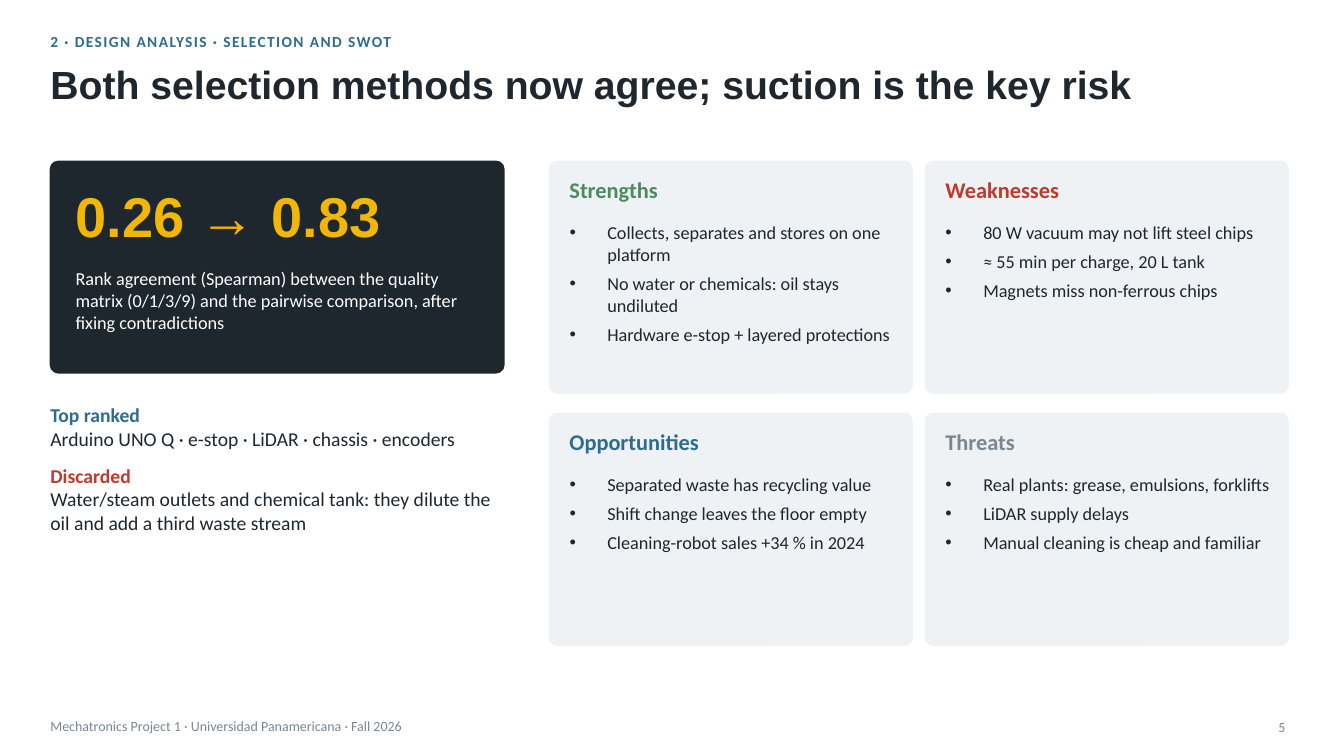
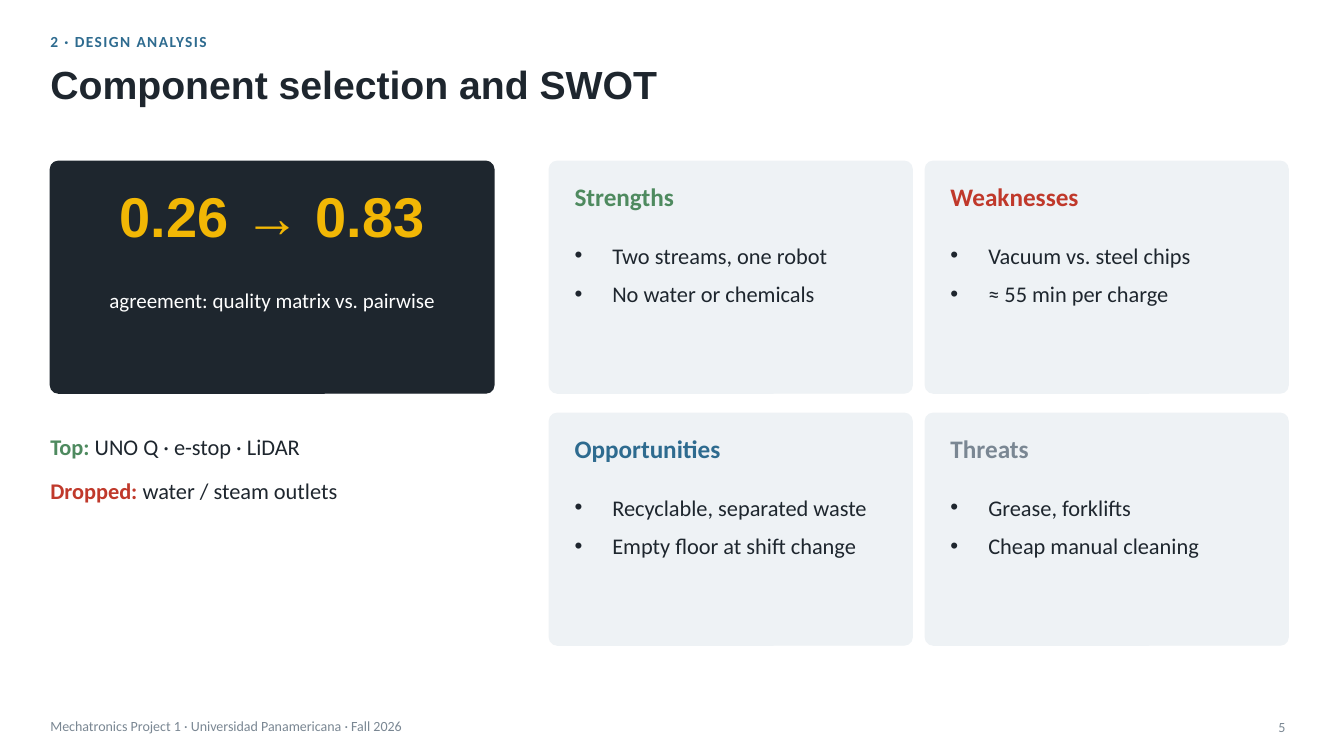
Before and after one commit to Happenedspice17/industrial-waste-clean-machine, a slide deck: slide 5 of docs/semester-1-deliverables/Final_Presentation_Waste_Robot_v2.pptx. Drawn at 1344x756 pixels with LibreOffice and Linux fonts; fonts in the diff are those of the drawing. Boxes give left, top, right and bottom in pixels: in the first picture for what was removed or moved away, otherwise in the second. Text is boxed around its words. In the diff, an @@ line names an element or a change of style, - is before the commit and + after.

```diff
--- a/docs/semester-1-deliverables/Final_Presentation_Waste_Robot_v2.pptx
+++ b/docs/semester-1-deliverables/Final_Presentation_Waste_Robot_v2.pptx
@@ text at (50,37,207,47): text changed @@
-2 · DESIGN ANALYSIS · SELECTION AND SWOT
+2 · DESIGN ANALYSIS
@@ title at (50,70,657,107): text changed @@
-Both selection methods now agree; suction is the key risk
+Component selection and SWOT
@@ rounded rectangle: place and size @@
-rounded rectangle at (50,161,504,373)
+rounded rectangle at (50,161,494,393)
@@ rounded rectangle at (50,161,494,393): proportions changed @@
@@ text "0.26 → 0.83": place and size @@
-text "0.26 → 0.83" at (76,198,380,238)
+text "0.26 → 0.83" at (120,198,425,238)
@@ text "0.26 → 0.83" at (120,198,425,238): alignment left to centre @@
@@ text at (612,248,827,302): text changed; size 13 to 16 pt @@
-• Collects, separates and stores on one platform
-• No water or chemicals: oil stays undiluted
-• Hardware e-stop + layered protections
+• Two streams, one robot
+• No water or chemicals
@@ text at (988,248,1191,306): text changed; size 13 to 16 pt @@
-• 80 W vacuum may not lift steel chips
-• ≈ 55 min per charge, 20 L tank
-• Magnets miss non-ferrous chips
+• Vacuum vs. steel chips
+• ≈ 55 min per charge
@@ text at (109,293,435,312): text changed; size 13 to 15 pt @@
-Rank agreement (Spearman) between the quality matrix (0/1/3/9) and the pairwise comparison, after fixing contradictions
+agreement: quality matrix vs. pairwise
@@ text at (50,439,337,503): text changed; size 14 to 16 pt @@
-Top ranked
-Arduino UNO Q · e-stop · LiDAR · chassis · encoders
-Discarded
-Water/steam outlets and chemical tank: they dilute the oil and add a third waste stream
+Top: UNO Q · e-stop · LiDAR
+Dropped: water / steam outlets
@@ size 16 to 18 pt in 4 elements at (575,188,674,211), (950,188,1078,206), (575,440,721,462), (950,440,1028,458) @@
@@ text at (612,500,866,558): text changed; size 13 to 16 pt @@
-• Separated waste has recycling value
-• Shift change leaves the floor empty
-• Cleaning-robot sales +34 % in 2024
+• Recyclable, separated waste
+• Empty floor at shift change
@@ text at (988,500,1198,558): text changed; size 13 to 16 pt @@
-• Real plants: grease, emulsions, forklifts
-• LiDAR supply delays
-• Manual cleaning is cheap and familiar
+• Grease, forklifts
+• Cheap manual cleaning
```
Also in this commit, not shown: 7 other slides changed, 1 slide added, 1 slide removed, 2 other files.
